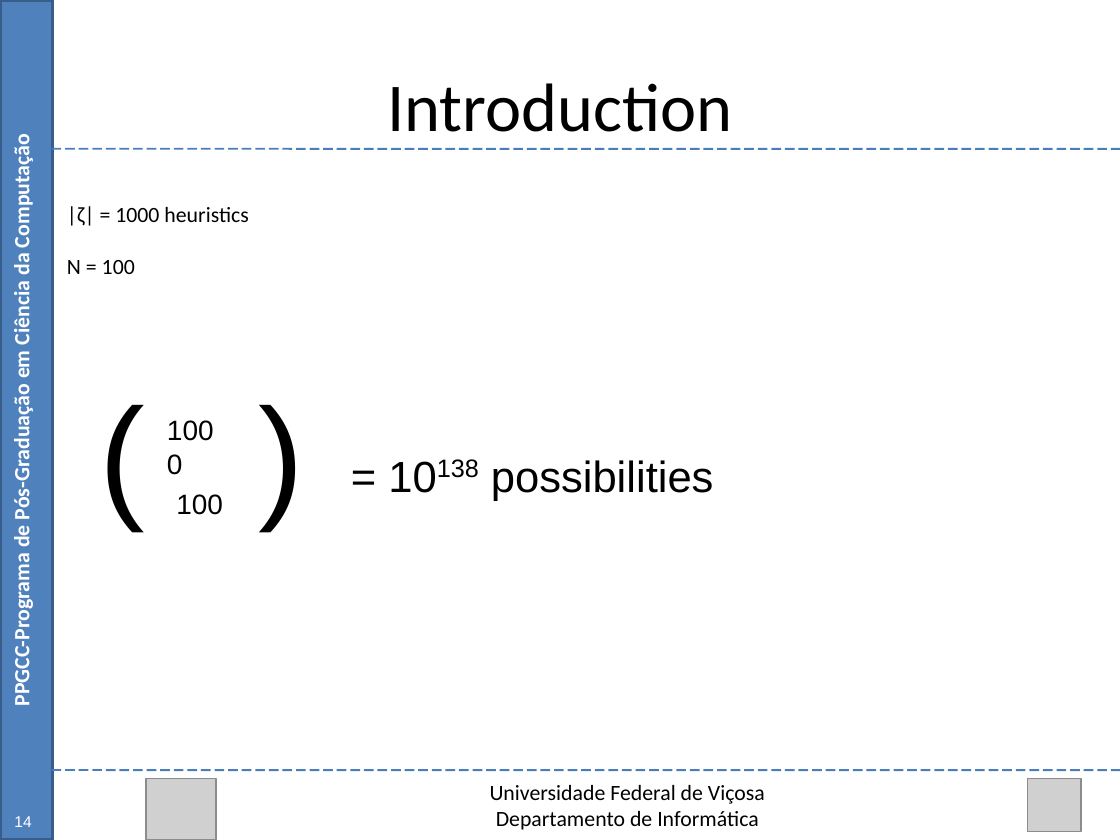
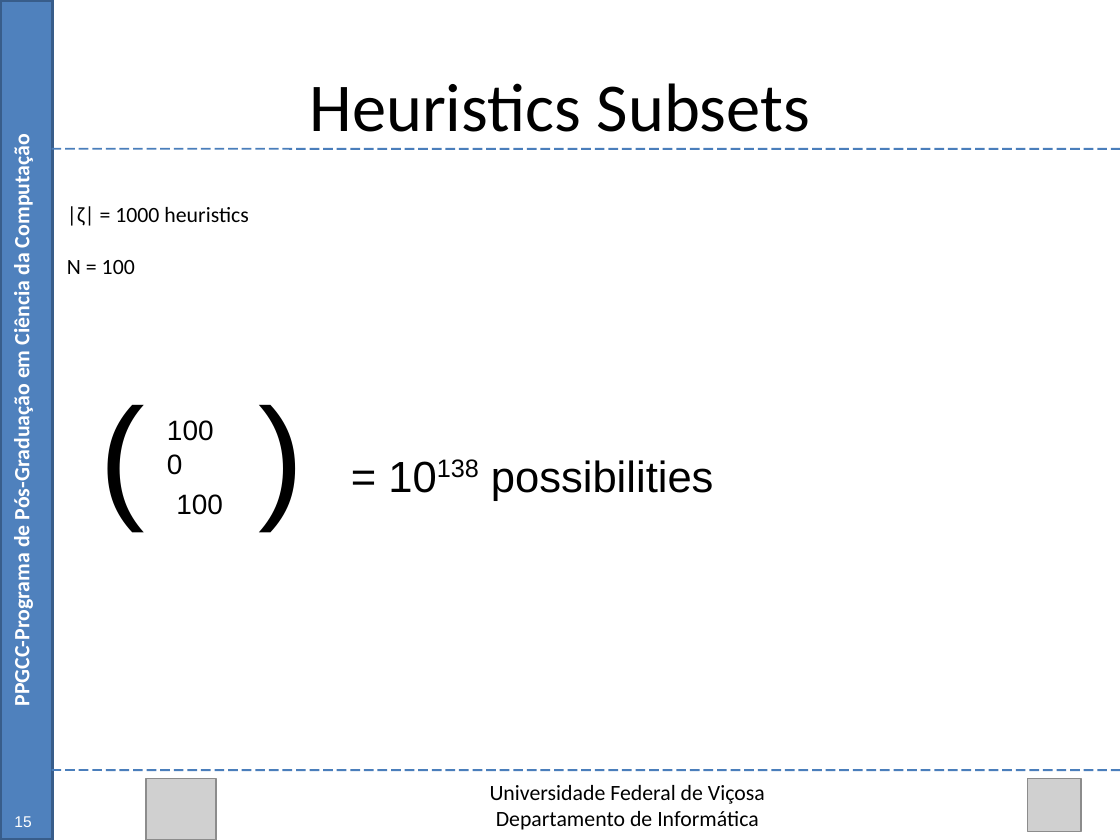
Before and after one commit to Marvinsky/research-marvin, a slide deck: slide 15 of latex/odp/selection heuristics.odp (slide 14 before the commit). Drawn at 1120x840 pixels with LibreOffice and Linux fonts; fonts in the diff are those of the drawing; grey boxes stand for pictures. Boxes give left, top, right and bottom in pixels: in the first picture for what was removed or moved away, otherwise in the second. Text is boxed around its words. In the diff, an @@ line names an element or a change of style, - is before the commit and + after.

Commit message:
11/09/15 update selection heuristics.odp

```diff
--- a/latex/odp/selection heuristics.odp
+++ b/latex/odp/selection heuristics.odp
@@ text at [309,83,810,132]: text changed @@
-Introduction
+Heuristics Subsets
@@ page number at [14,816,31,827]: text changed @@
-14
+15
```
Also in this commit, not shown: 33 other slides changed, 16 slides added.
